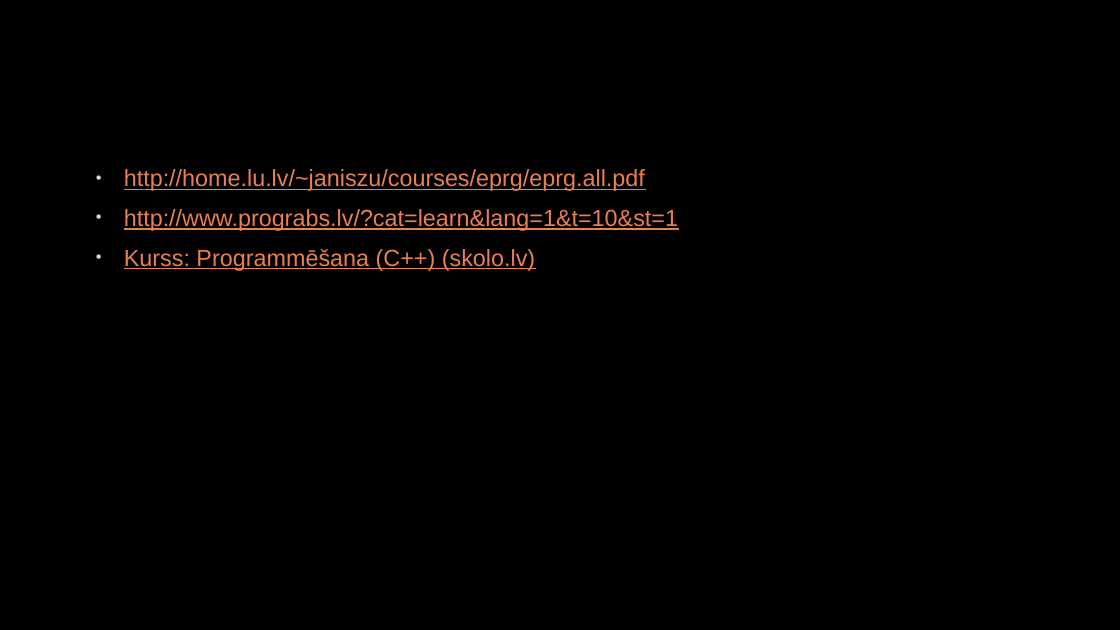
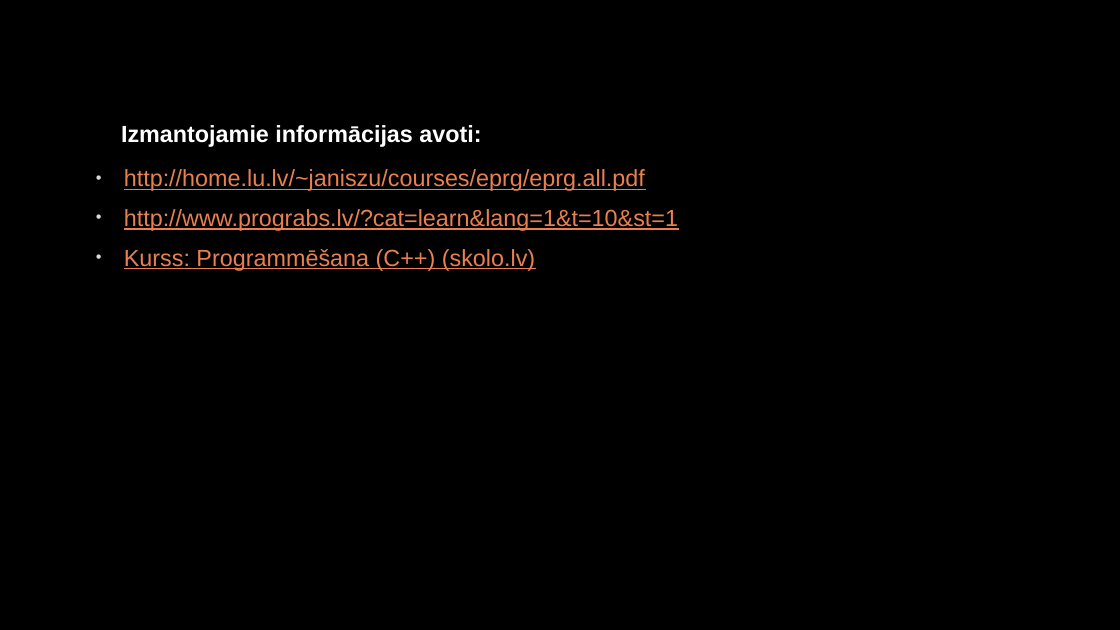
Before and after one commit to Tamillka/SimboluVirknesEksamens, a slide deck: slide 12 of Simbolu virknes.pptx. Drawn at 1120x630 pixels with LibreOffice and Linux fonts; fonts in the diff are those of the drawing; background and template pictures are left out. Boxes give left, top, right and bottom in pixels: in the first picture for what was removed or moved away, otherwise in the second. Text is boxed around its words. In the diff, an @@ line names an element or a change of style, - is before the commit and + after.

```diff
--- a/Simbolu virknes.pptx
+++ b/Simbolu virknes.pptx
@@ text added at (x1=121, y1=125, x2=481, y2=147), 20 pt, text #FFFFFF, bold @@
+Izmantojamie informācijas avoti:
```
Also in this commit, not shown: 1 other slide changed.
